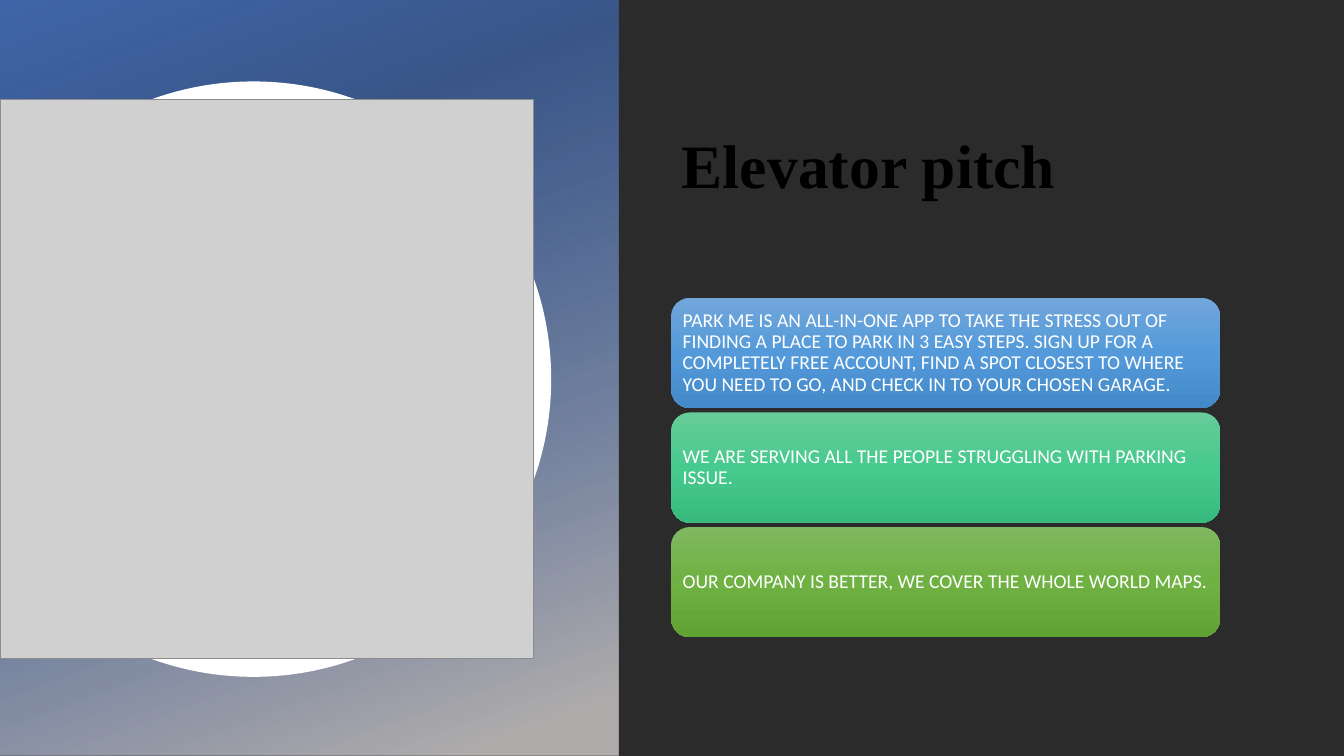
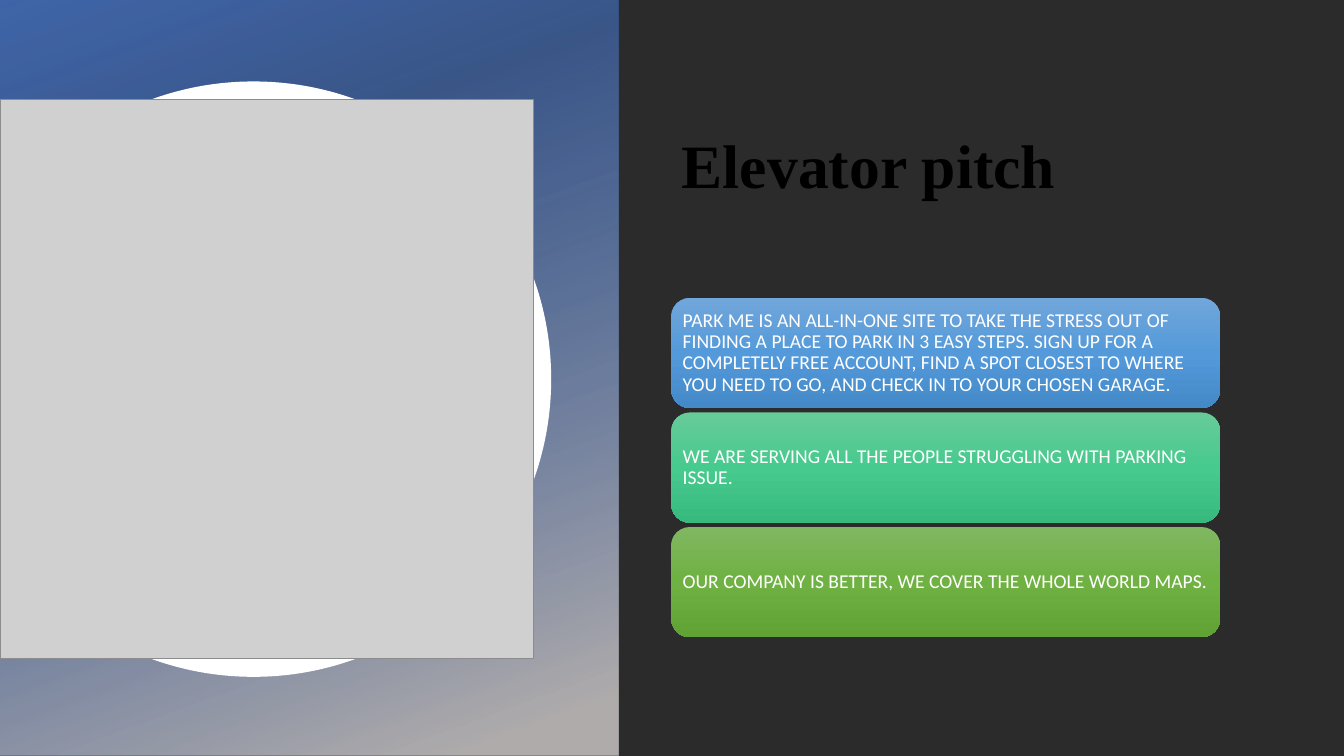
Before and after one commit to Yousiadel/Park-Me-Site, a slide deck: slide 2 of Project 1 for Group2 Parking Site.pptx. Drawn at 1344x756 pixels with LibreOffice and Linux fonts; fonts in the diff are those of the drawing; grey boxes stand for pictures; background and template pictures are left out; a plain dark background stands for a picture behind light text. Boxes give left, top, right and bottom in pixels: in the first picture for what was removed or moved away, otherwise in the second. Text is boxed around its words. In the diff, an @@ line names an element or a change of style, - is before the commit and + after.

```diff
--- a/Project 1 for Group2 Parking Site.pptx
+++ b/Project 1 for Group2 Parking Site.pptx
@@ text at (x1=683, y1=314, x2=1184, y2=393): text changed @@
-PARK ME IS AN ALL-IN-ONE APP TO TAKE THE STRESS OUT OF FINDING A PLACE TO PARK IN 3 EASY STEPS. SIGN UP FOR A COMPLETELY FREE ACCOUNT, FIND A SPOT CLOSEST TO WHERE YOU NEED TO GO, AND CHECK IN TO YOUR CHOSEN GARAGE.
+PARK ME IS AN ALL-IN-ONE SITE TO TAKE THE STRESS OUT OF FINDING A PLACE TO PARK IN 3 EASY STEPS. SIGN UP FOR A COMPLETELY FREE ACCOUNT, FIND A SPOT CLOSEST TO WHERE YOU NEED TO GO, AND CHECK IN TO YOUR CHOSEN GARAGE.
```
Also in this commit, not shown: 7 other slides changed.
